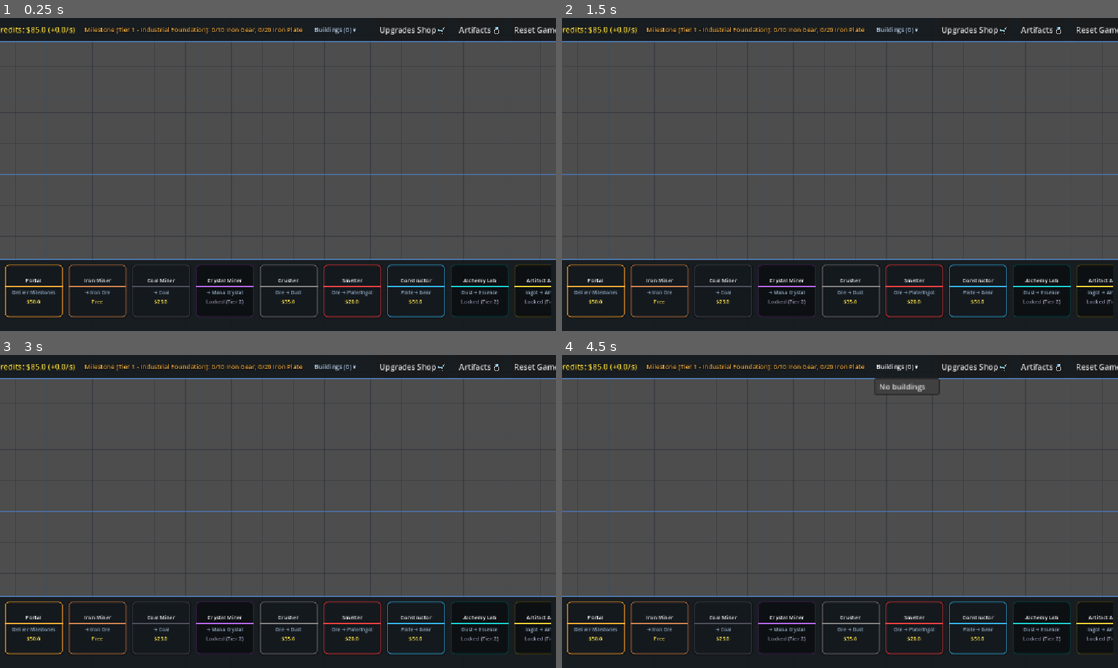
Above: before the commit, frames 1-4 (two rows, left to right).
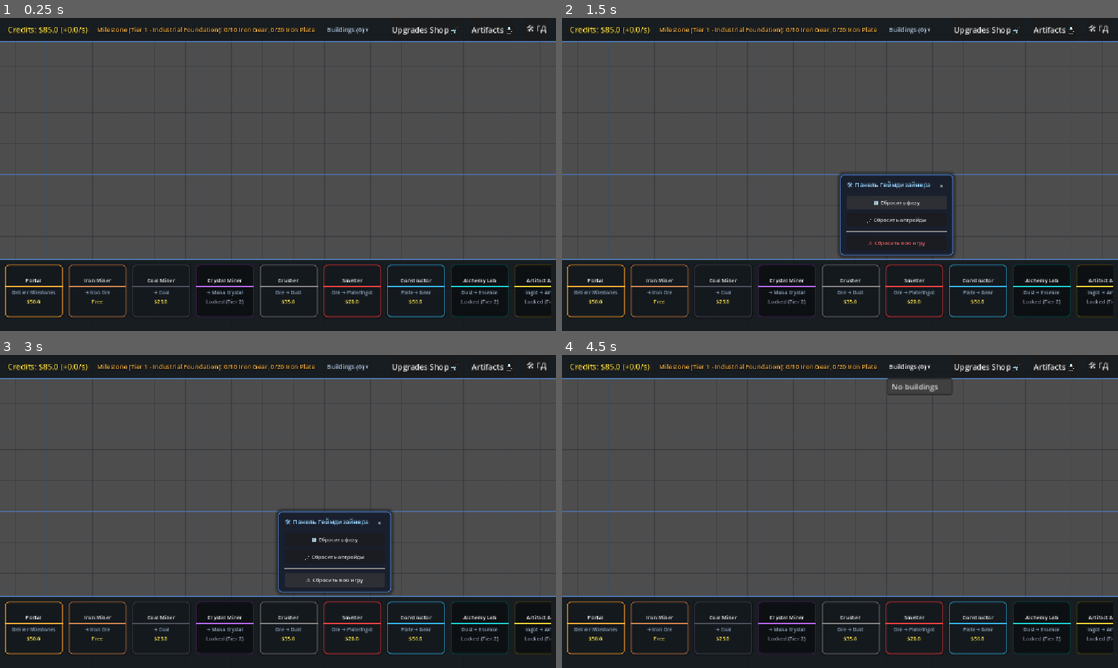
Above: after the commit, the same moments.

Repository: DisKass/Divine
Game: Godot game, scene res://scenes/main_game.tscn
The game is run twice, just before and just after one commit, with the same random seed, the same clock (stepped at 60 frames per second) and the same inputs.
Inputs (mouse positions are in pixels of both pictures, inside the frame that each line leads up to):
- Up to frame 1 (0.25 s): no input
- Up to frame 2 (1.5 s): click (1095, 30) at 0.5 s, where only the run after the commit has a clickable "🛠 ГД"; click (895, 202) at 1.25 s, where only the run after the commit has a clickable "🔄 Сбросить фазу"
- Up to frame 3 (3 s): click (333, 558) at 2 s, where only the run after the commit has a clickable "🛒 Сбросить апгрейды"; click (333, 580) at 2.75 s, where only the run after the commit has a clickable "⚠️ Сбросить всю игру"
- Up to frame 4 (4.5 s): click (1095, 367) at 3.5 s, where only the run before the commit has a clickable "Reset Game"; click "Buildings (0) ▾" at 4.25 s

The runs differ from the first frame. In frame 1, 1.1% of the frame differs, in the area x 0-100%, y 2-6%; in frame 2, 6.5%, in the area x 0-100%, y 2-77%; in frame 3, 6.4%; in frame 4, 1.3%.

Commit message:
feat: add GD debug panel with phase, upgrade, and whole game reset controls

Diff:
--- a/scenes/hud.tscn
+++ b/scenes/hud.tscn
@@ -67,9 +67,9 @@
 layout_mode = 2
 text = "Artifacts 💍"
 
-[node name="ResetBtn" type="Button" parent="TopPanel/HBoxContainer"]
+[node name="GDBtn" type="Button" parent="TopPanel/HBoxContainer"]
 layout_mode = 2
-text = "Reset Game"
+text = "🛠 ГД"
 
 [node name="Margin2" type="Control" parent="TopPanel/HBoxContainer"]
 custom_minimum_size = Vector2(10, 0)
--- a/scripts/core/milestones_manager.gd
+++ b/scripts/core/milestones_manager.gd
@@ -4,6 +4,7 @@
 ## Zone of Responsibility: Tracking milestone completion, managing portal deliveries, and determining current game tier.
 
 signal milestone_completed(tier: int, milestone_data: Dictionary)
+signal milestone_reset()
 
 var current_milestone_index: int = 0
 var milestone_progress: Dictionary = {}
@@ -12,6 +13,12 @@
 
 func _init() -> void:
 	_load_configs()
+
+## Resets milestone progression back to Tier 1.
+func reset_milestone_progress() -> void:
+	current_milestone_index = 0
+	milestone_progress.clear()
+	milestone_reset.emit()
 
 func _load_configs() -> void:
 	for i in range(1, 4): # Tiers 1-3
--- /dev/null
+++ b/scripts/core/test_gd_panel.gd
@@ -0,0 +1,38 @@
+extends SceneTree
+
+func _init() -> void:
+	print("\n==================================================")
+	print("Starting Test: GD Panel Reset Functions")
+	print("==================================================\n")
+
+	test_resets()
+	quit(0)
+
+func test_resets() -> void:
+	var res_mgr = ResourceManager.new()
+	var mod_mgr = ModifierManager.new()
+	var ms_mgr = MilestonesManager.new()
+	var upg_mgr = UpgradesManager.new(res_mgr, mod_mgr)
+
+	res_mgr.add_resource("credits", 1000.0)
+
+	# 1. Test Upgrades purchasing and reset
+	assert(upg_mgr.buy_upgrade("miner_speed") == true, "Should buy upgrade")
+	assert(upg_mgr.get_upgrade_level("miner_speed") == 1, "Level should be 1")
+	assert(mod_mgr.get_bonus("miner_speed") > 0.0, "Bonus should be active")
+
+	upg_mgr.reset_upgrades()
+	assert(upg_mgr.get_upgrade_level("miner_speed") == 0, "Level should reset to 0")
+	assert(mod_mgr.get_bonus("miner_speed") == 0.0, "Bonus should clear to 0.0")
+	print("[PASS] Upgrades reset verified successfully.")
+
+	# 2. Test Milestones submission and reset
+	ms_mgr.submit_portal_resource("iron_plate", 10.0)
+	var status1 = ms_mgr.get_current_milestone()
+	assert(status1.progress.get("iron_plate", 0.0) == 10.0, "Progress should be 10.0")
+
+	ms_mgr.reset_milestone_progress()
+	var status2 = ms_mgr.get_current_milestone()
+	assert(status2.progress.is_empty(), "Progress should be empty")
+	assert(status2.tier == 1, "Tier should be 1")
+	print("[PASS] Milestone phase reset verified successfully.")
--- a/scripts/core/upgrades_manager.gd
+++ b/scripts/core/upgrades_manager.gd
@@ -4,6 +4,7 @@
 ## Zone of Responsibility: Managing global upgrades progression and registering their bonuses with ModifierManager.
 
 signal upgrade_purchased(upgrade_id: String, level: int)
+signal upgrades_reset()
 
 var resource_manager: ResourceManager
 var modifier_manager: ModifierManager
@@ -15,6 +16,14 @@
 	resource_manager = res_mgr
 	modifier_manager = mod_mgr
 	_load_configs()
+
+## Resets all purchased upgrades back to level 0 and clears their modifiers.
+func reset_upgrades() -> void:
+	for id in upgrade_configs.keys():
+		modifier_manager.clear_source("upgrades_" + id)
+	upgrades.clear()
+	rebuild_modifiers()
+	upgrades_reset.emit()
 
 func _load_configs() -> void:
 	var types = ["miner_speed", "factory_speed", "logistics_transfer"]
--- /dev/null
+++ b/scripts/visual/gd_panel.gd
@@ -0,0 +1,121 @@
+extends PanelContainer
+class_name GDPanel
+
+## Game Designer / Debug panel for testing and quick state resets.
+
+var milestones_mgr: MilestonesManager
+var upgrades_mgr: UpgradesManager
+var main_game: MainGame
+
+var is_collapsed: bool = false
+
+var close_btn: Button
+var reset_phase_btn: Button
+var reset_upgrades_btn: Button
+var reset_game_btn: Button
+var content_vbox: VBoxContainer
+
+func setup(p_ms_mgr: MilestonesManager, p_upg_mgr: UpgradesManager, p_main_game: MainGame = null) -> void:
+	milestones_mgr = p_ms_mgr
+	upgrades_mgr = p_upg_mgr
+	main_game = p_main_game
+
+	_build_ui()
+
+func _build_ui() -> void:
+	# Panel Styling
+	var panel_style = StyleBoxFlat.new()
+	panel_style.bg_color = Color(0.1, 0.12, 0.18, 0.95)
+	panel_style.border_width_left = 2
+	panel_style.border_width_top = 2
+	panel_style.border_width_right = 2
+	panel_style.border_width_bottom = 2
+	panel_style.border_color = Color(0.3, 0.5, 0.8, 0.8)
+	panel_style.corner_radius_top_left = 8
+	panel_style.corner_radius_top_right = 8
+	panel_style.corner_radius_bottom_left = 8
+	panel_style.corner_radius_bottom_right = 8
+	panel_style.shadow_size = 8
+	panel_style.shadow_color = Color(0, 0, 0, 0.5)
+	add_theme_stylebox_override("panel", panel_style)
+
+	var margin = MarginContainer.new()
+	margin.add_theme_constant_override("margin_left", 12)
+	margin.add_theme_constant_override("margin_right", 12)
+	margin.add_theme_constant_override("margin_top", 10)
+	margin.add_theme_constant_override("margin_bottom", 10)
+	add_child(margin)
+
+	var outer_vbox = VBoxContainer.new()
+	outer_vbox.add_theme_constant_override("separation", 8)
+	margin.add_child(outer_vbox)
+
+	# Header HBox
+	var header_hbox = HBoxContainer.new()
+	header_hbox.add_theme_constant_override("separation", 10)
+	outer_vbox.add_child(header_hbox)
+
+	var title_lbl = Label.new()
+	title_lbl.text = "🛠 Панель Геймдизайнера"
+	title_lbl.add_theme_font_size_override("font_size", 13)
+	title_lbl.add_theme_color_override("font_color", Color(0.6, 0.85, 1.0))
+	title_lbl.size_flags_horizontal = Control.SIZE_EXPAND_FILL
+	header_hbox.add_child(title_lbl)
+
+	close_btn = Button.new()
+	close_btn.text = " ✕ "
+	close_btn.flat = true
+	close_btn.add_theme_font_size_override("font_size", 11)
+	close_btn.pressed.connect(func(): visible = false)
+	header_hbox.add_child(close_btn)
+
+	# Content VBox
+	content_vbox = VBoxContainer.new()
+	content_vbox.add_theme_constant_override("separation", 8)
+	outer_vbox.add_child(content_vbox)
+
+	# Button 1: Reset Phase (Milestones)
+	reset_phase_btn = Button.new()
+	reset_phase_btn.text = "🔄 Сбросить фазу"
+	reset_phase_btn.custom_minimum_size = Vector2(180, 28)
+	reset_phase_btn.add_theme_font_size_override("font_size", 11)
+	reset_phase_btn.pressed.connect(_on_reset_phase_pressed)
+	content_vbox.add_child(reset_phase_btn)
+
+	# Button 2: Reset Shop Upgrades
+	reset_upgrades_btn = Button.new()
+	reset_upgrades_btn.text = "🛒 Сбросить апгрейды"
+	reset_upgrades_btn.custom_minimum_size = Vector2(180, 28)
+	reset_upgrades_btn.add_theme_font_size_override("font_size", 11)
+	reset_upgrades_btn.pressed.connect(_on_reset_upgrades_pressed)
+	content_vbox.add_child(reset_upgrades_btn)
+
+	# Separator
+	var hsep = HSeparator.new()
+	content_vbox.add_child(hsep)
+
+	# Button 3: Reset Whole Game
+	reset_game_btn = Button.new()
+	reset_game_btn.text = "⚠️ Сбросить всю игру"
+	reset_game_btn.custom_minimum_size = Vector2(180, 28)
+	reset_game_btn.add_theme_font_size_override("font_size", 11)
+	reset_game_btn.add_theme_color_override("font_color", Color(1.0, 0.4, 0.4))
+	reset_game_btn.pressed.connect(_on_reset_game_pressed)
+	content_vbox.add_child(reset_game_btn)
+
+func _on_reset_phase_pressed() -> void:
+	if milestones_mgr != null:
+		milestones_mgr.reset_milestone_progress()
+		if main_game != null and main_game.has_method("_update_ui"):
+			main_game.call("_update_ui")
+			main_game.call("_update_inspector")
+
+func _on_reset_upgrades_pressed() -> void:
+	if upgrades_mgr != null:
+		upgrades_mgr.reset_upgrades()
+		if main_game != null and main_game.has_method("_update_ui"):
+			main_game.call("_update_ui")
+
+func _on_reset_game_pressed() -> void:
+	if main_game != null and main_game.has_method("_on_reset_pressed"):
+		main_game.call("_on_reset_pressed")
--- a/scripts/visual/hud.gd
+++ b/scripts/visual/hud.gd
@@ -11,12 +11,13 @@
 @onready var stats_menu: MenuButton = $TopPanel/HBoxContainer/StatsMenu
 @onready var shop_btn: Button = $TopPanel/HBoxContainer/ShopBtn
 @onready var artifacts_btn: Button = $TopPanel/HBoxContainer/ArtifactsBtn
-@onready var reset_btn: Button = $TopPanel/HBoxContainer/ResetBtn
+@onready var gd_btn: Button = $TopPanel/HBoxContainer/GDBtn
 @onready var build_tools_hbox: HBoxContainer = $BottomPanel/MarginContainer/ScrollContainer/BuildToolsHBox
 @onready var scroll_container: ScrollContainer = $BottomPanel/MarginContainer/ScrollContainer
 
 var shop_panel: ShopPanel
 var artifacts_panel: ArtifactsPanel
+var gd_panel: GDPanel
 var tool_buttons: Dictionary = {}
 var tool_cost_labels: Dictionary = {}
 
@@ -62,7 +63,10 @@
 			artifacts_panel.update_panel()
 	)
 
-	reset_btn.pressed.connect(func(): reset_game_pressed.emit())
+	gd_btn.pressed.connect(func():
+		if is_instance_valid(gd_panel):
+			gd_panel.visible = not gd_panel.visible
+	)
 
 	scroll_container.gui_input.connect(_on_scroll_gui_input)
 	_create_build_buttons()
--- a/scripts/visual/main_game.gd
+++ b/scripts/visual/main_game.gd
@@ -43,6 +43,7 @@
 # UI References (Instantiated from scenes)
 var hud: HUD
 var inspector_panel: InspectorPanel
+var gd_panel: GDPanel
 var popup_dialog: AcceptDialog
 
 # Default recipes for placing buildings, populated dynamically from Recipes database
@@ -99,6 +100,14 @@
 
 	# 4. Load or Init Core Simulation
 	_initialize_game()
+
+	# 5. Setup GD Debug Panel
+	gd_panel = GDPanel.new()
+	hud.add_child(gd_panel)
+	hud.gd_panel = gd_panel
+	gd_panel.set_anchors_and_offsets_preset(Control.PRESET_CENTER)
+	gd_panel.visible = false
+	gd_panel.setup(milestones_manager, upgrades_manager, self)
 
 	# Connect to tick signal to update UI
 	ticker.tick_completed.connect(_on_simulation_tick)
--- a/scripts/visual/shop_panel.gd
+++ b/scripts/visual/shop_panel.gd
@@ -27,6 +27,8 @@
 
 	if not upg_mgr.upgrade_purchased.is_connected(_on_upgrade_purchased):
 		upg_mgr.upgrade_purchased.connect(_on_upgrade_purchased)
+	if not upg_mgr.upgrades_reset.is_connected(update_shop):
+		upg_mgr.upgrades_reset.connect(update_shop)
 
 func _build_cards() -> void:
 	for up_id in upg_mgr.upgrade_configs:
Not shown, added: scripts/core/test_gd_panel.gd.uid
Not shown, added: scripts/visual/gd_panel.gd.uid
Not shown, changed: DEVELOPMENT_LOG.md
